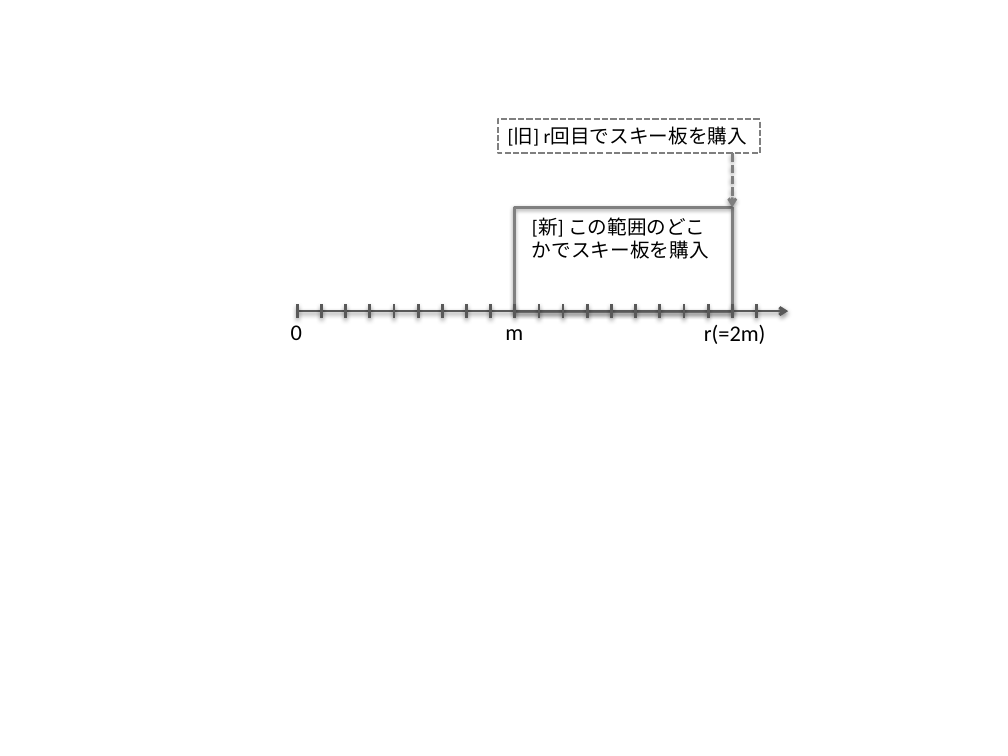
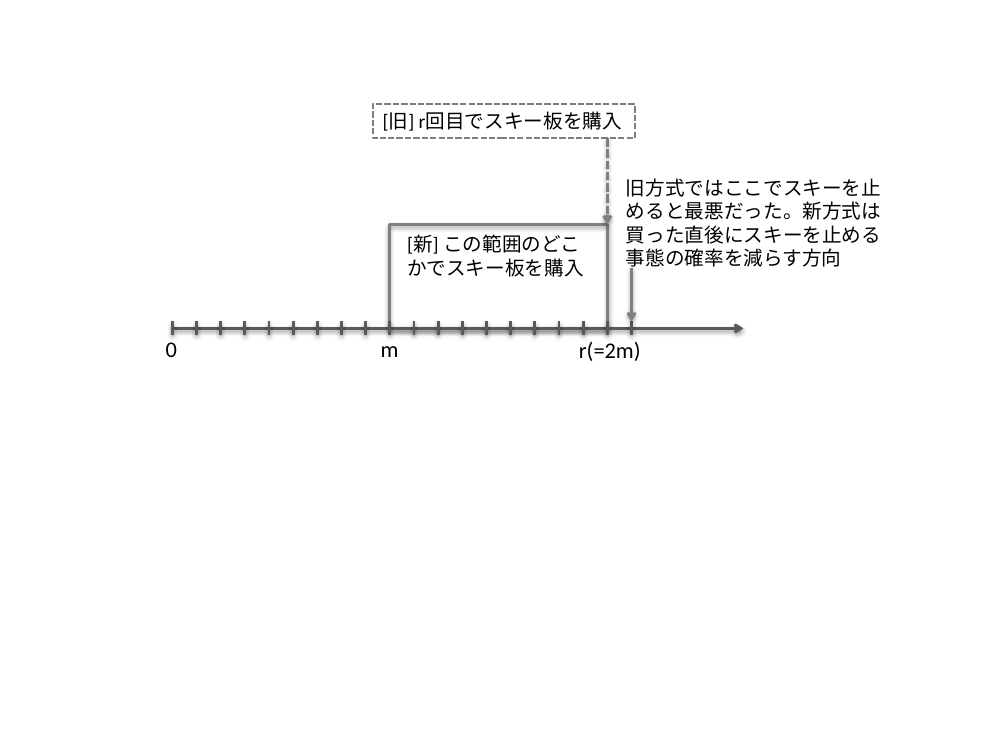
Before and after one commit to koh1/online_algorithms, a slide deck: slide 1 of doc/img/figures.pptx. Drawn at 1008x756 pixels with LibreOffice and Linux fonts; fonts in the diff are those of the drawing. Boxes give left, top, right and bottom in pixels: in the first picture for what was removed or moved away, otherwise in the second. Text is boxed around its words. In the diff, an @@ line names an element or a change of style, - is before the commit and + after.

```diff
--- a/doc/img/figures.pptx
+++ b/doc/img/figures.pptx
@@ rectangle "[旧] r回目でスキー板を購入": place and size @@
-rectangle "[旧] r回目でスキー板を購入" at [498,119,760,153]
+rectangle "[旧] r回目でスキー板を購入" at [373,104,635,138]
@@ arrow moved from (732, 153) - (732, 208) to (608, 138) - (608, 225) @@
@@ text added at [626,178,881,271], 14 pt, text #000000 @@
+旧方式ではここでスキーを止めると最悪だった。新方式は買った直後にスキーを止める事態の確率を減らす方向
@@ rectangle: place and size @@
-rectangle at [515,208,733,311]
+rectangle at [390,225,608,329]
@@ text "[新] この範囲のどこかでスキー板を購入": place and size @@
-text "[新] この範囲のどこかでスキー板を購入" at [532,217,709,259]
+text "[新] この範囲のどこかでスキー板を購入" at [407,234,584,277]
@@ arrow added from (632, 267) to (632, 322), #7F7F7F 2 pt @@
@@ arrow moved from (298, 311) - (788, 311) to (173, 329) - (744, 329) @@
@@ 20 lines, 3 texts: place and size @@
-20 lines, 3 texts at [291,304,766,344]
+20 lines, 3 texts at [166,322,641,361]
```
Also in this commit, not shown: 1 other file.
